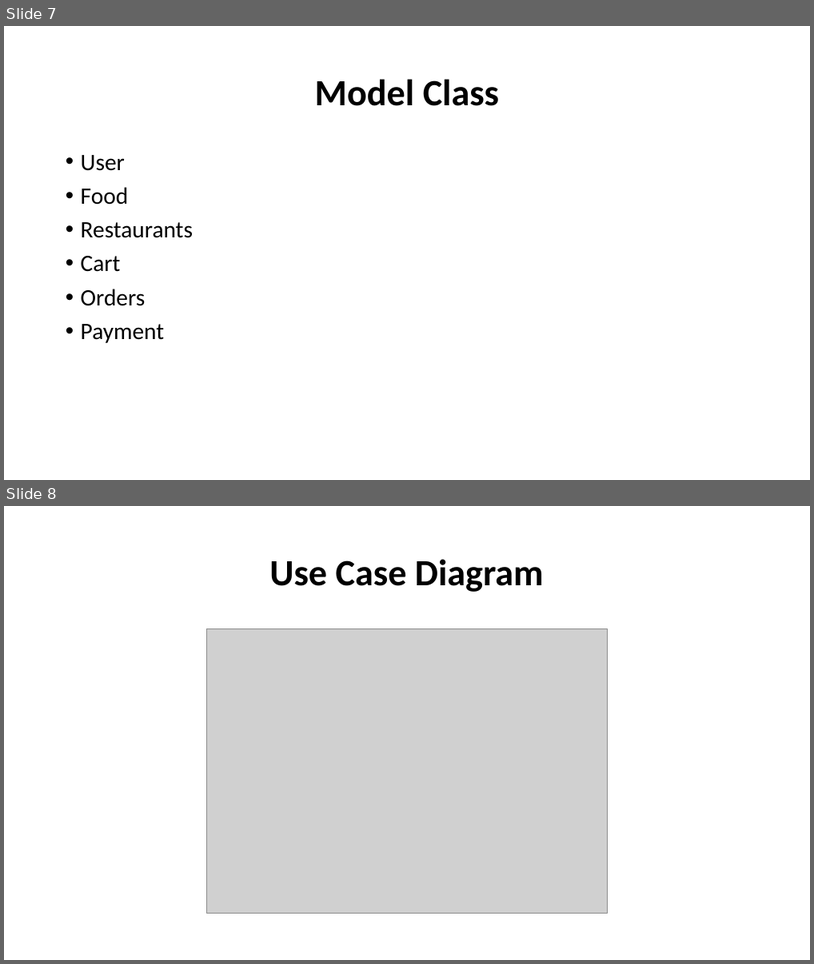
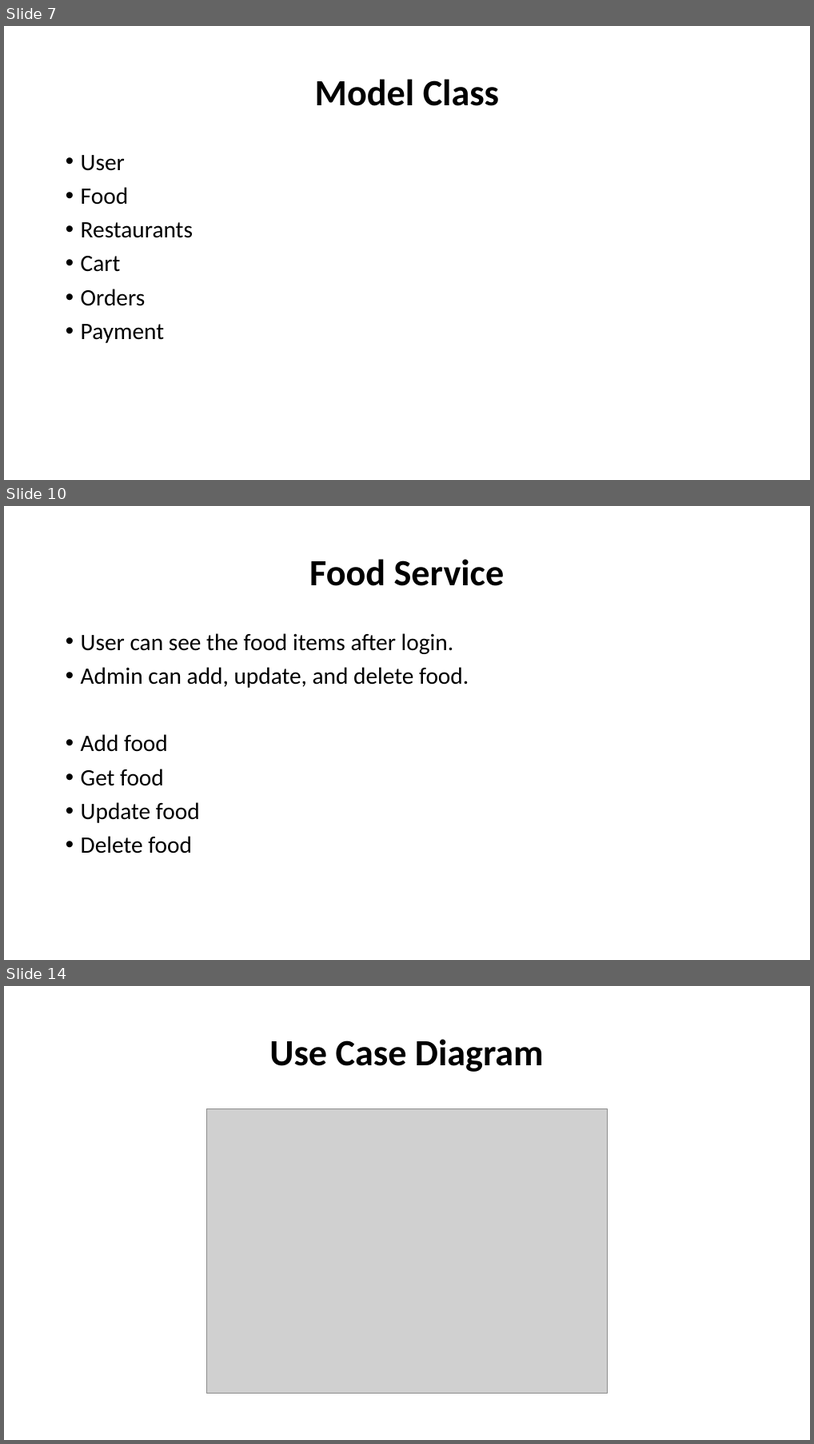
Before and after one commit to tarun683/swiggy_casestudy, a slide deck: Documents/workspace-spring-tool-suite-4-4.14.0.RELEASE/swiggy documentation/Swiggy Application documentation.pptx. Shown one above the other, each under a label of ours: slides 7 and 8 before the commit, slides 7, 10 and 14 after it; the slides between them are not shown. The pictures are 814x964 and 814x1444 pixels, drawn with LibreOffice and Linux fonts; fonts in the diff are those of the drawing; grey boxes stand for pictures. Boxes give left, top, right and bottom in pixels: in the first picture for what was removed or moved away, otherwise in the second. Text is boxed around its words. In the diff, an @@ line names an element or a change of style, - is before the commit and + after.

```diff
--- a/Documents/workspace-spring-tool-suite-4-4.14.0.RELEASE/swiggy documentation/Swiggy Application documentation.pptx
+++ b/Documents/workspace-spring-tool-suite-4-4.14.0.RELEASE/swiggy documentation/Swiggy Application documentation.pptx
@@ slide 10 added at <box>4,506,810,960</box>, background #FFFFFF @@
@@ title added at <box>310,559,505,586</box>, 44 pt, text #000000, bold @@
+Food Service
@@ text added at <box>81,633,469,853</box>, 28 pt, text #000000 @@
+• User can see the food items after login.
+• Admin can add, update, and delete food.
+• Add food
+• Get food
+• Update food
+• Delete food
@@ what was slide 8 is now slide 14 @@
```
Also in this commit, not shown: 1 slide changed, 5 other slides added.
